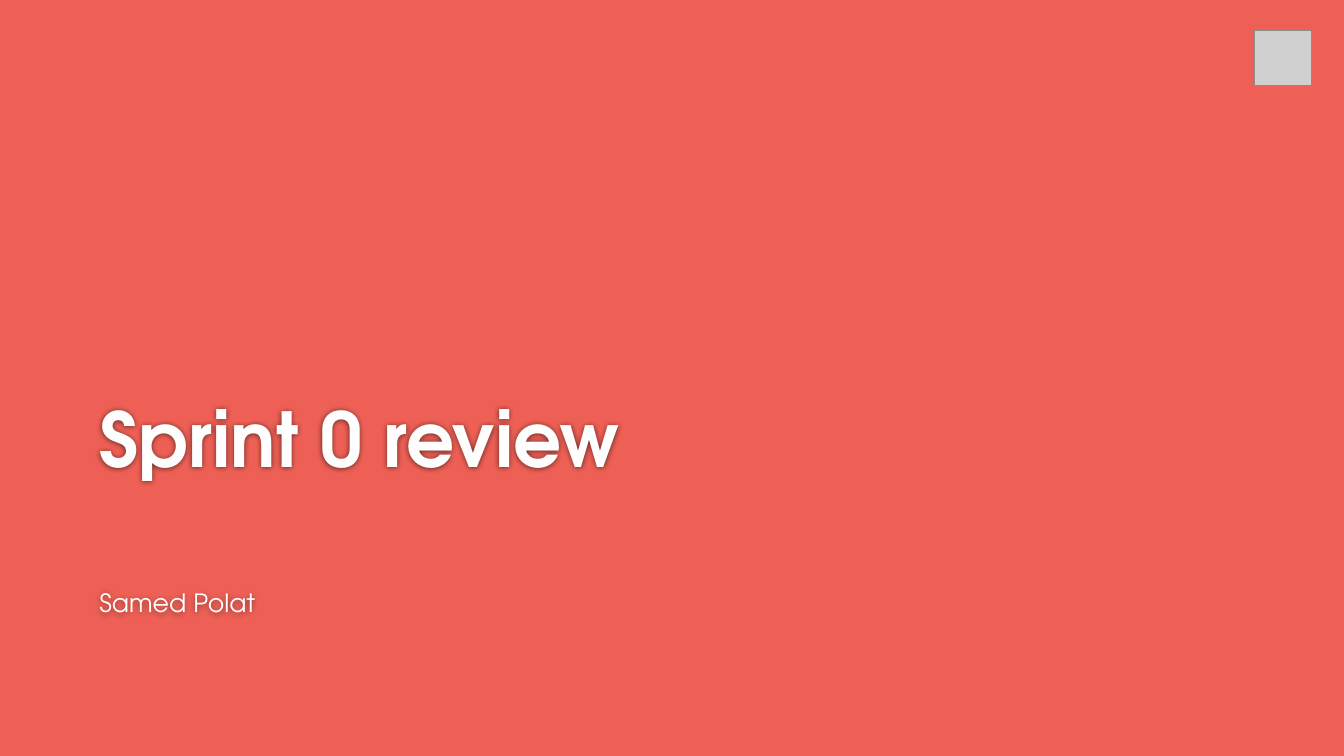
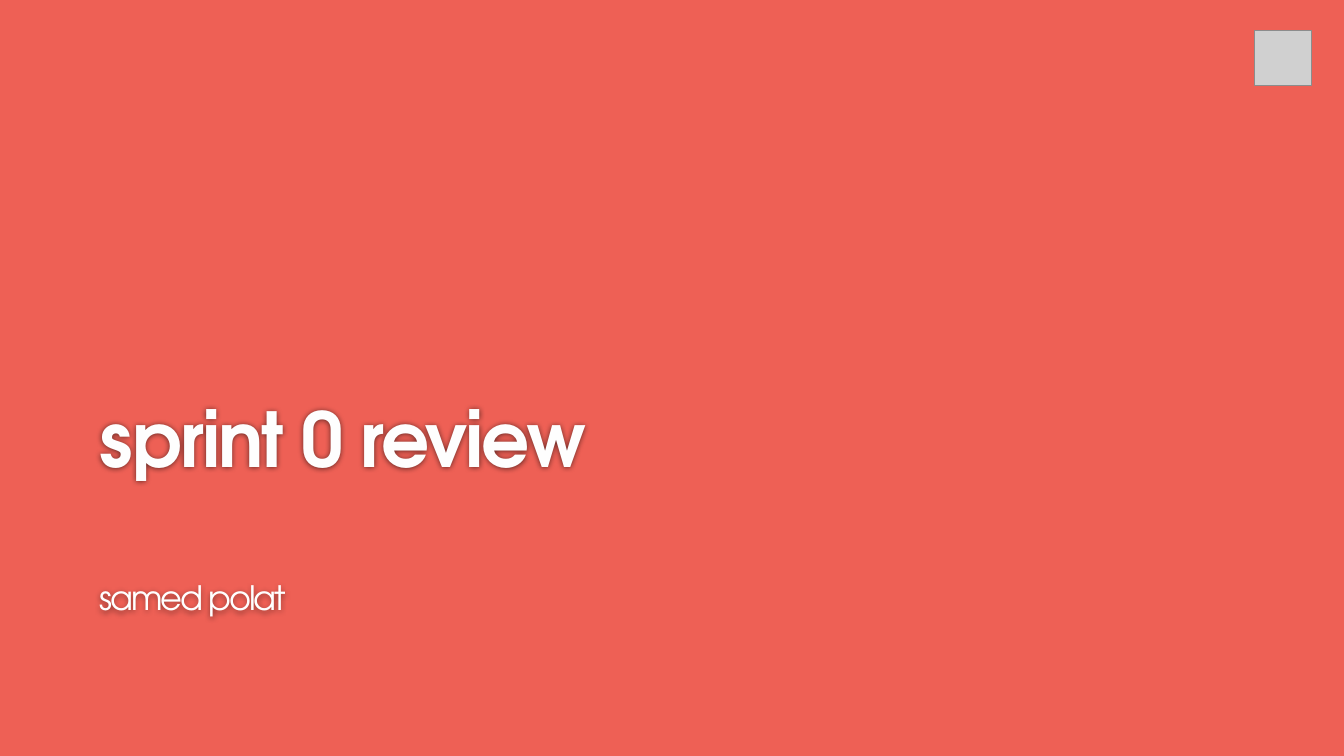
Before and after one commit to svmcd/corono, a slide deck: slide 1 of documenten/corono-sprintreview-0.pptx. Drawn at 1344x756 pixels with LibreOffice and Linux fonts; fonts in the diff are those of the drawing; grey boxes stand for pictures; background and template pictures are left out. Boxes give left, top, right and bottom in pixels: in the first picture for what was removed or moved away, otherwise in the second. Text is boxed around its words. In the diff, an @@ line names an element or a change of style, - is before the commit and + after.

```diff
--- a/documenten/corono-sprintreview-0.pptx
+++ b/documenten/corono-sprintreview-0.pptx
@@ title at [99,408,587,483]: text changed @@
-Sprint 0 review
+sprint 0 review
@@ subtitle at [99,585,286,617]: text changed; size 18 to 24 pt @@
-Samed Polat
+samed polat
```
Also in this commit, not shown: 4 other slides changed, 1 slide added, 2 other files.
